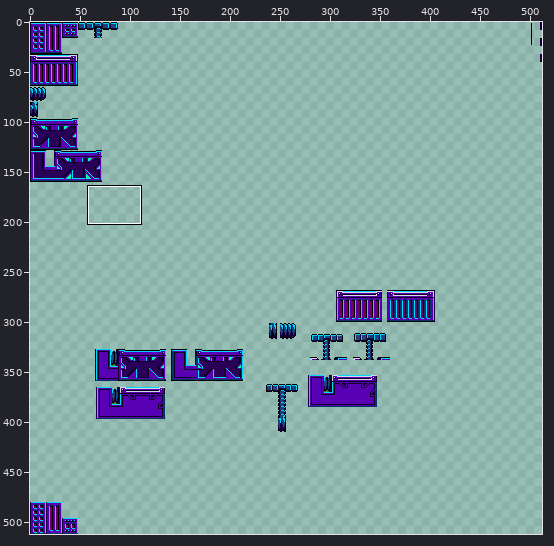
Two versions of one sprite sheet, resources/spritesheets/tiles/testtiles19.png. Above: a wide view before the commit, with the close-up outlined.
Close-up. As it was:
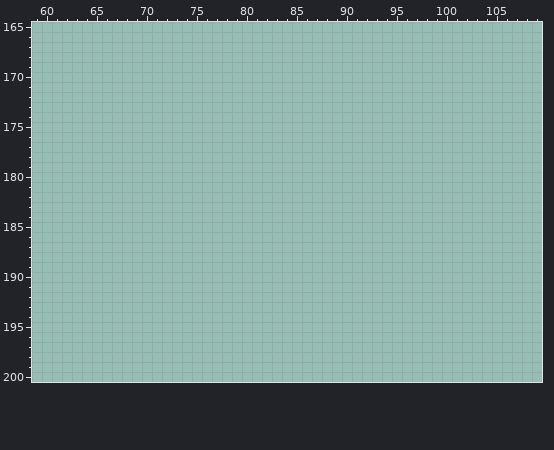
The file is 512x512 pixels. Shown: x 59..109, y 165..200. The commit also changed other parts of the picture, which this record leaves out.
The result:
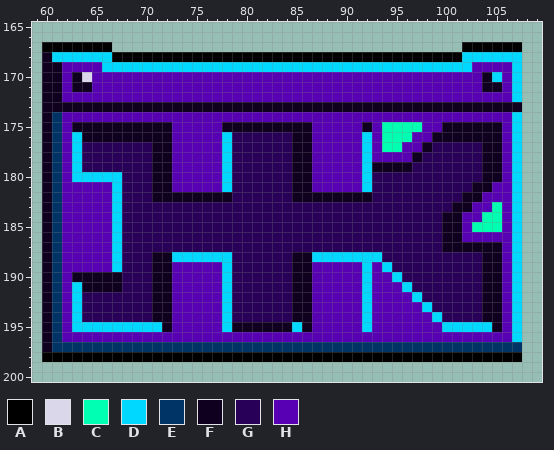
Palette (. is transparent): A #000000  B #dbd7ea  C #00ffb2  D #00d8ff  E #003466  F #0f0020  G #280058  H #5700b4
Diff:
Changed rows in their new state; - is an unchanged pixel.
first column x 60:
167 AAAAAAA-----------------------------------AAAAAA
168 FDDDDDDAAAAAAAAAAAAAAAAAAAAAAAAAAAAAAAAAAADDDDDD
169 FFHHHHDDDDDDDDDDDDDDDDDDDDDDDDDDDDDDDDDDDDDHHHHD
170 FFHFBHHHHHHHHHHHHHHHHHHHHHHHHHHHHHHHHHHHHHHHFDHD
171 FFHFFHHHHHHHHHHHHHHHHHHHHHHHHHHHHHHHHHHHHHHHFFHD
172 FFHHHHHHHHHHHHHHHHHHHHHHHHHHHHHHHHHHHHHHHHHHHHHD
173 FFFFFFFFFFFFFFFFFFFFFFFFFFFFFFFFFFFFFFFFFFFFFFFF
174 FEHHHHHHHHHHHHHHHHHHHHHHHHHHHHHHHHHHHHHHHHHHHHHD
175 FEHFFFFFFFFFFHHHHHFFFFFFFFFHHHHHFHCCCCHHFFFFFFHD
176 FEHDFFFFFFFFFHHHHHDGGGGGGFFHHHHHDHCCCHHFFFFFFFHD
177 FEHDGGGGGGGFFHHHHHDGGGGGGFFHHHHHDHCCHHFGGGGGFFHD
178 FEHDGGGGGGGFFHHHHHDGGGGGGFFHHHHHDHHHHFGGGGGGFFHD
179 FEHDGGGGGGGFFHHHHHDGGGGGGFFHHHHHDFFFFGGGGGGGFFHD
180 FEHDDDDDGGGFFHHHHHDGGGGGGFFHHHHHDGGGGGGGGGGGFFHD
181 FEHHHHHDGGGFFHHHHHDGGGGGGFFHHHHHDGGGGGGGGGGFFHHD
182 FEHHHHHDGGGFFFFFFFFGGGGGGFFFFFFFFGGGGGGGGGFFHHHD
183 FEHHHHHDGGGGGGGGGGGGGGGGGGGGGGGGGGGGGGGGGFFHHCHD
184 FEHHHHHDGGGGGGGGGGGGGGGGGGGGGGGGGGGGGGGGFFHHCCHD
185 FEHHHHHDGGGGGGGGGGGGGGGGGGGGGGGGGGGGGGGGFFHCCCHD
186 FEHHHHHDGGGGGGGGGGGGGGGGGGGGGGGGGGGGGGGGFFHHHHHD
187 FEHHHHHDGGGGGGGGGGGGGGGGGGGGGGGGGGGGGGGGFFFFFFHD
188 FEHHHHHDGGGFFDDDDDDGGGGGGFFDDDDDDDGGGGGGGGGGFFHD
189 FEHHHHHDGGGFFHHHHHDGGGGGGFFHHHHHDHDGGGGGGGGGFFHD
190 FEHFFFFFGGGFFHHHHHDGGGGGGFFHHHHHDHHDGGGGGGGGFFHD
191 FEHDFFFFGGGFFHHHHHDGGGGGGFFHHHHHDHHHDGGGGGGGFFHD
192 FEHDGGGGGGGFFHHHHHDGGGGGGFFHHHHHDHHHHDGGGGGGFFHD
193 FEHDGGGGGGGFFHHHHHDGGGGGGFFHHHHHDHHHHHDGGGGGFFHD
194 FEHDGGGGGGGFFHHHHHDGGGGGGFFHHHHHDHHHHHHDGGGGFFHD
195 FEHDDDDDDDDDFHHHHHDFFFFFFDFHHHHHDHHHHHHHDDDDDFHD
196 FEHHHHHHHHHHHHHHHHHHHHHHHHHHHHHHHHHHHHHHHHHHHHHD
197 FEEEEEEEEEEEEEEEEEEEEEEEEEEEEEEEEEEEEEEEEEEEEEEE
198 AAAAAAAAAAAAAAAAAAAAAAAAAAAAAAAAAAAAAAAAAAAAAAAA
Boxes around the changes in both close-ups, in picture pixels (x1, y1, x2, y2):
added: (42, 42, 522, 362)
